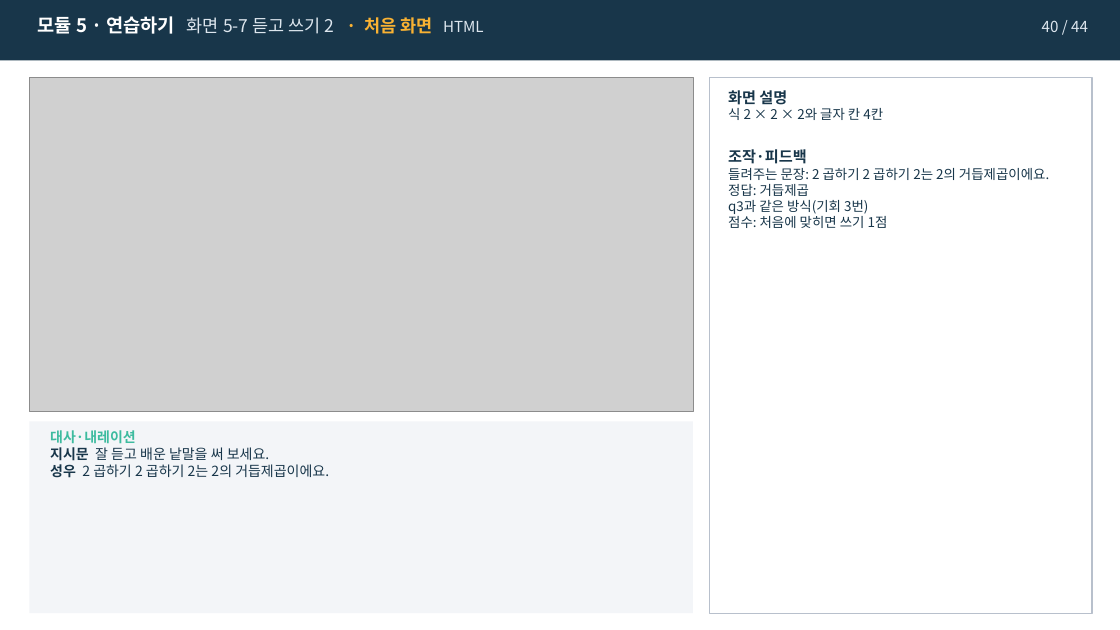
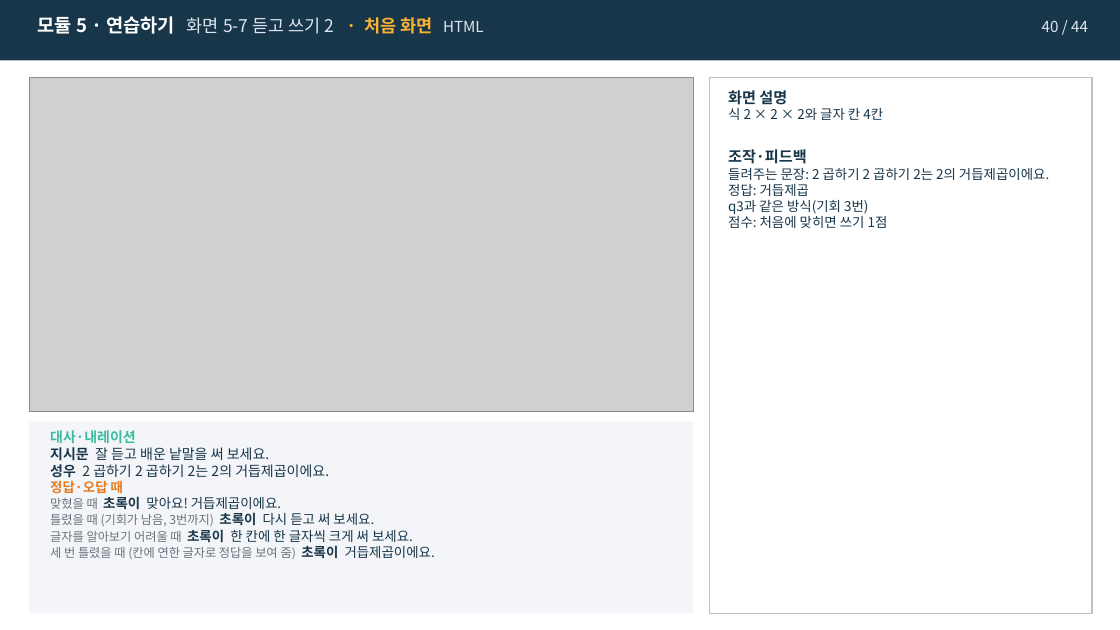
Before and after one commit to j333333766-hub/ksl-math-vocab-kit, a slide deck: slide 40 of 샘플/07차시_소인수분해_조창현_v6-5_스토리보드.pptx. Drawn at 1120x630 pixels with LibreOffice and Linux fonts; fonts in the diff are those of the drawing; grey boxes stand for pictures. Boxes give left, top, right and bottom in pixels: in the first picture for what was removed or moved away, otherwise in the second. Text is boxed around its words. In the diff, an @@ line names an element or a change of style, - is before the commit and + after.

```diff
--- a/샘플/07차시_소인수분해_조창현_v6-5_스토리보드.pptx
+++ b/샘플/07차시_소인수분해_조창현_v6-5_스토리보드.pptx
@@ text at (x1=50, y1=480, x2=435, y2=559): paragraphs added @@
+정답·오답 때
+맞혔을 때 초록이 맞아요! 거듭제곱이에요.
+틀렸을 때 (기회가 남음, 3번까지) 초록이 다시 듣고 써 보세요.
+글자를 알아보기 어려울 때 초록이 한 칸에 한 글자씩 크게 써 보세요.
+세 번 틀렸을 때 (칸에 연한 글자로 정답을 보여 줌) 초록이 거듭제곱이에요.
```
Also in this commit, not shown: 8 other slides changed, 7 other files.
